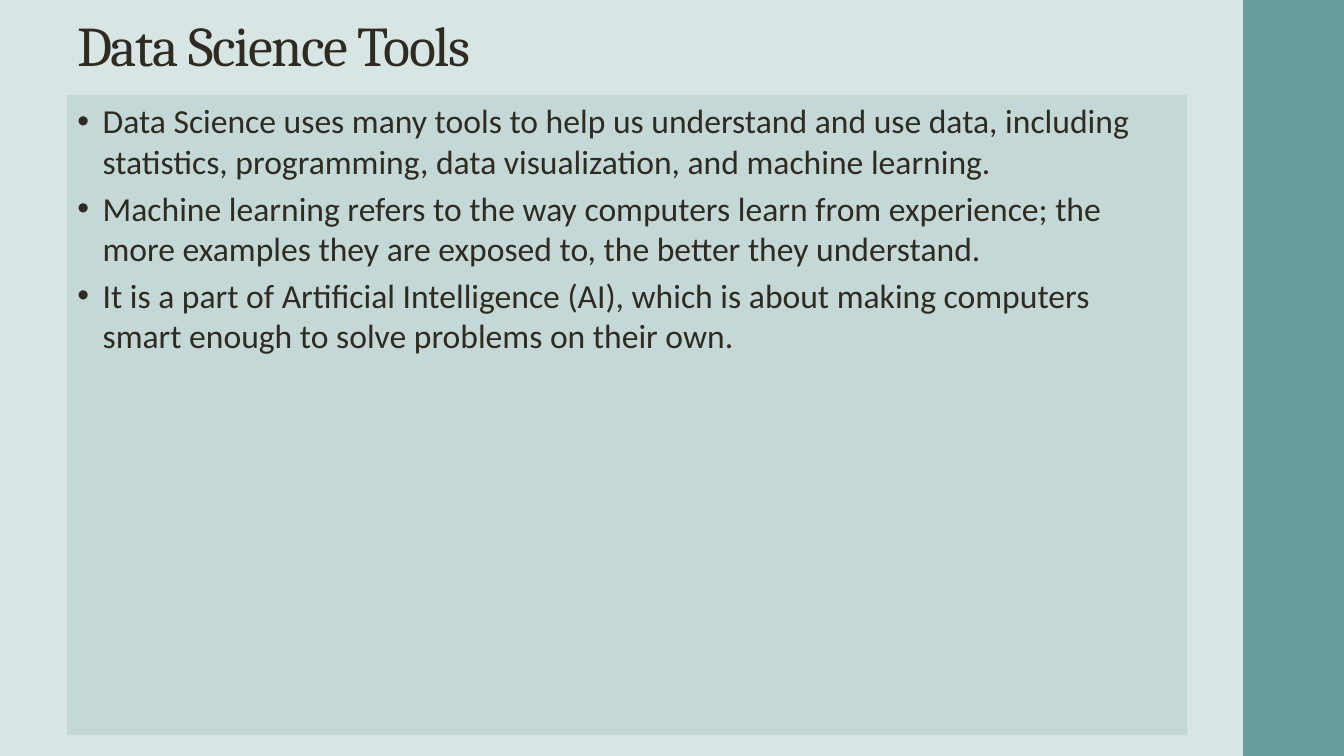
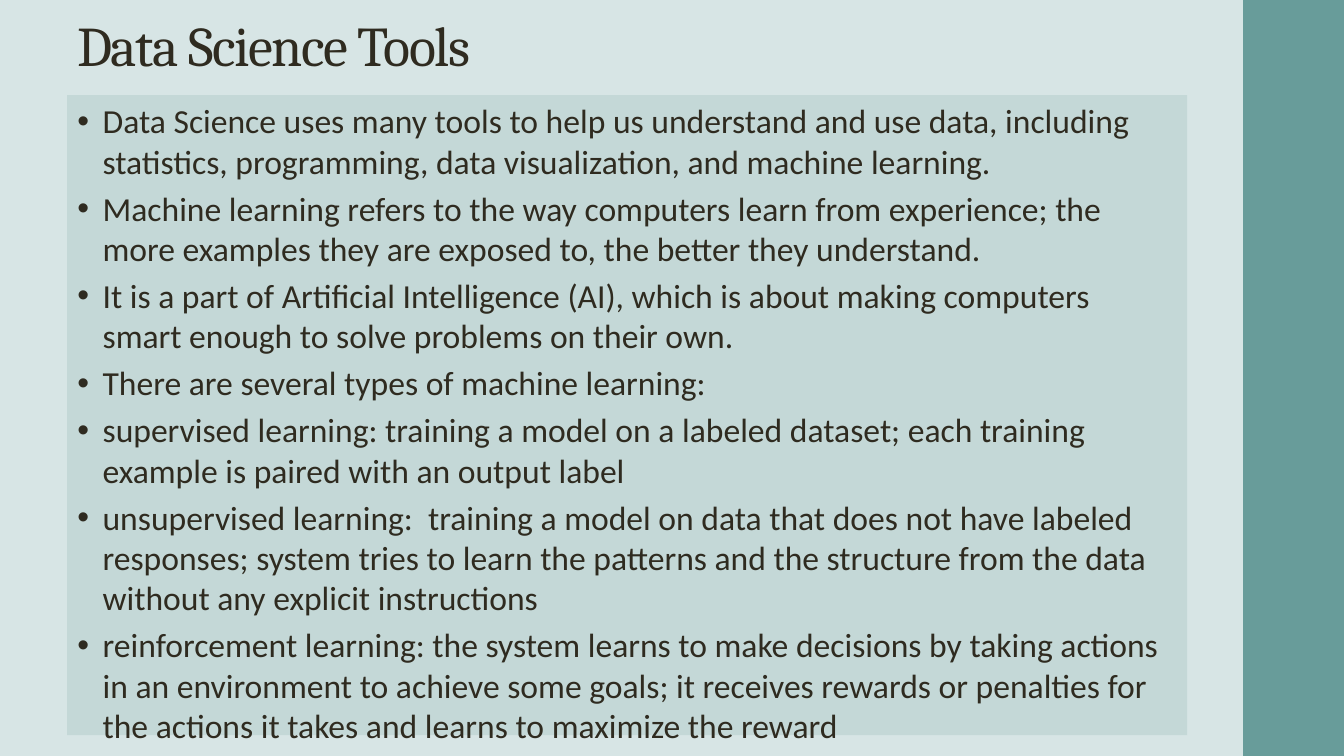
Before and after one commit to FSCJ-Innovation/presentation, a slide deck: slide 2 of Slides.pptx. Drawn at 1344x756 pixels with LibreOffice and Linux fonts; fonts in the diff are those of the drawing; background and template pictures are left out. Boxes give left, top, right and bottom in pixels: in the first picture for what was removed or moved away, otherwise in the second. Text is boxed around its words. In the diff, an @@ line names an element or a change of style, - is before the commit and + after.

```diff
--- a/Slides.pptx
+++ b/Slides.pptx
@@ text at (103, 371, 1157, 738): paragraphs added @@
+• There are several types of machine learning:
+• supervised learning: training a model on a labeled dataset; each training example is paired with an output label
+• unsupervised learning: training a model on data that does not have labeled responses; system tries to learn the patterns and the structure from the data without any explicit instructions
+• reinforcement learning: the system learns to make decisions by taking actions in an environment to achieve some goals; it receives rewards or penalties for the actions it takes and learns to maximize the reward
```
Also in this commit, not shown: 2 slides added, 4 other files.
